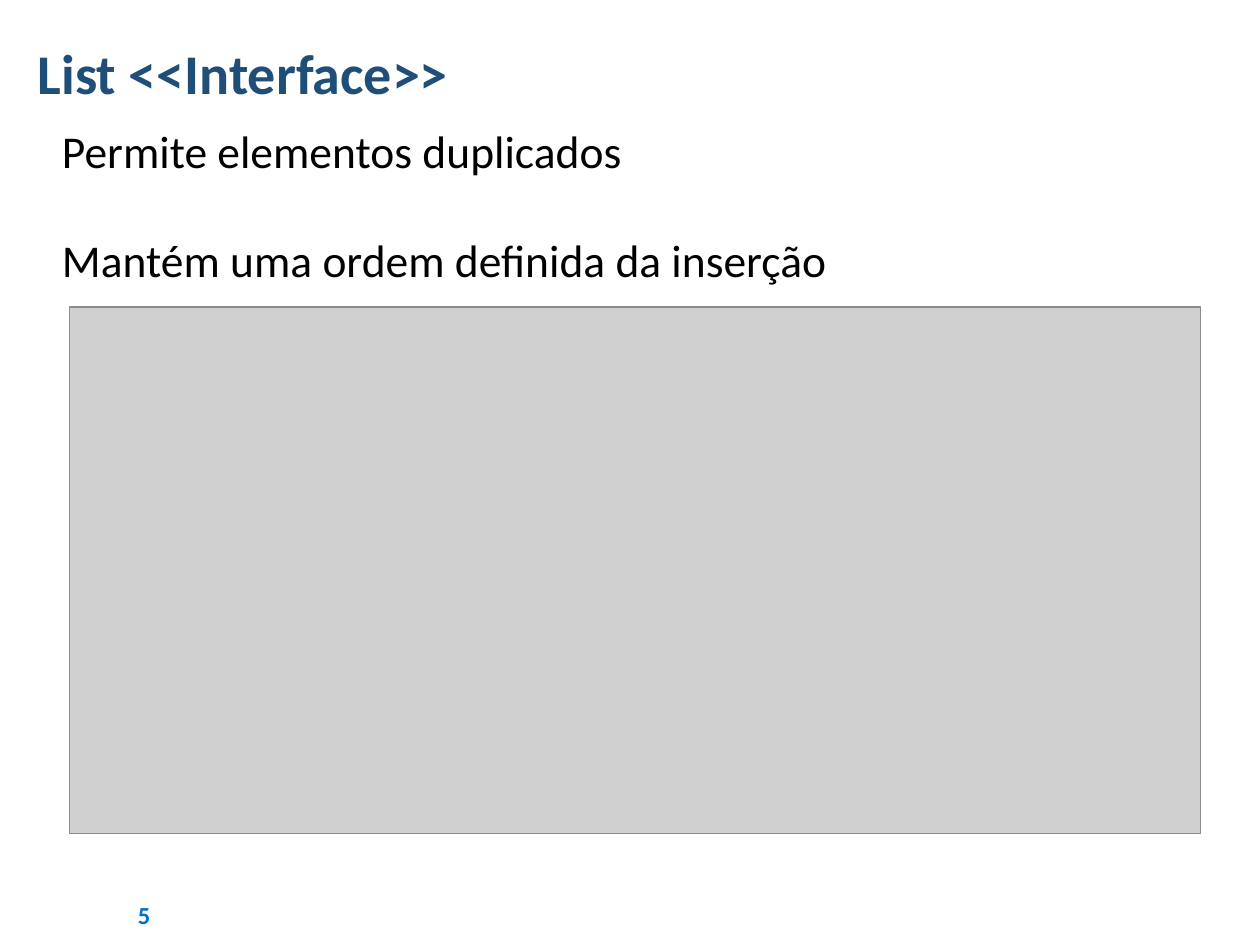
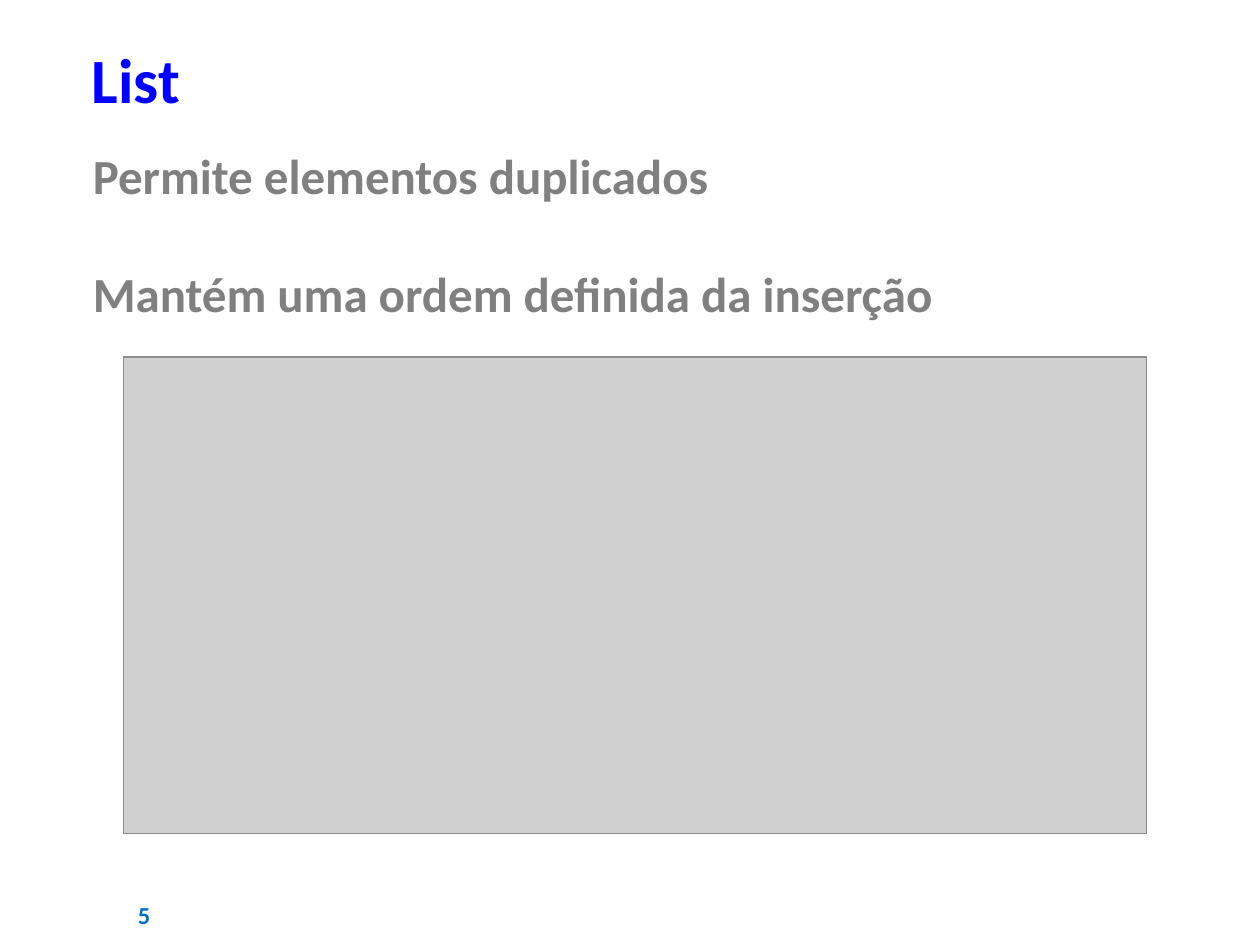
Before and after one commit to AJKFreitas/collections-learning, a slide deck: slide 5 of Estudos - Collections Framework.pptx. Drawn at 1260x945 pixels with LibreOffice and Linux fonts; fonts in the diff are those of the drawing; grey boxes stand for pictures; background and template pictures are left out. Boxes give left, top, right and bottom in pixels: in the first picture for what was removed or moved away, otherwise in the second. Text is boxed around its words. In the diff, an @@ line names an element or a change of style, - is before the commit and + after.

```diff
--- a/Estudos - Collections Framework.pptx
+++ b/Estudos - Collections Framework.pptx
@@ text at (92, 58, 180, 104): text changed; size 32 to 36 pt; text colour #1F4E79 to #0000FF @@
-List <<Interface>>
+List
@@ text "Permite elementos duplicados": place and size @@
-text "Permite elementos duplicados" at (62, 136, 826, 285)
+text "Permite elementos duplicados" at (93, 159, 933, 320)
@@ text "Permite elementos duplicados" at (93, 159, 933, 320): size 26 to 28 pt, text colour #000000 to #808080, bold on; vertical alignment middle to top @@
@@ picture: place and size @@
-picture at (69, 307, 1201, 834)
+picture at (123, 357, 1147, 833)
```
Also in this commit, not shown: 10 other slides changed, 27 slides added, 1 slide removed, 1 other file.
